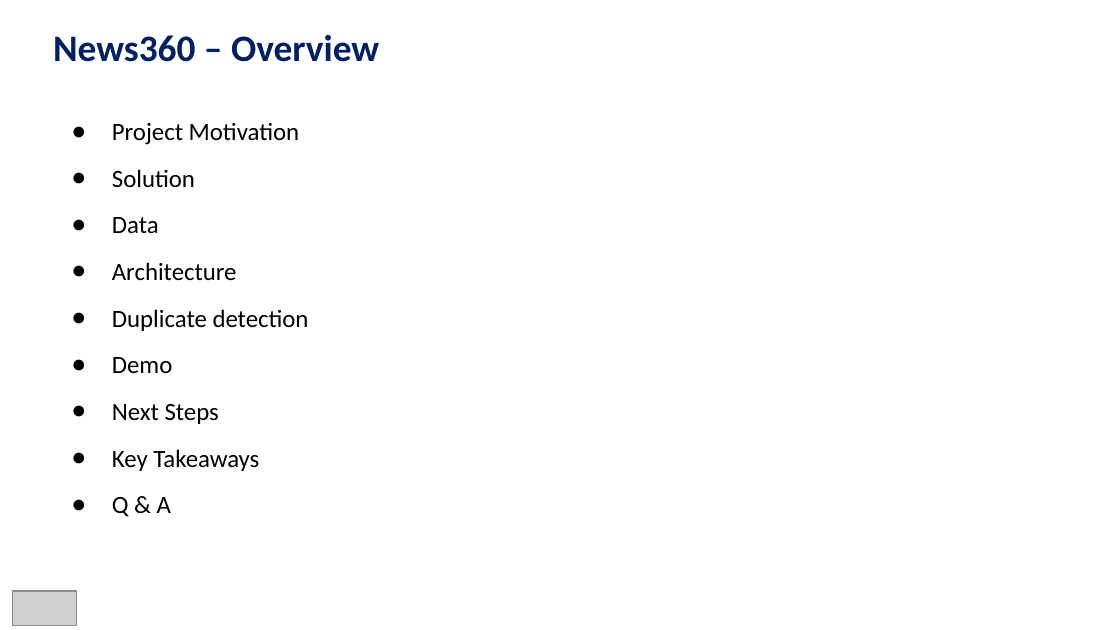
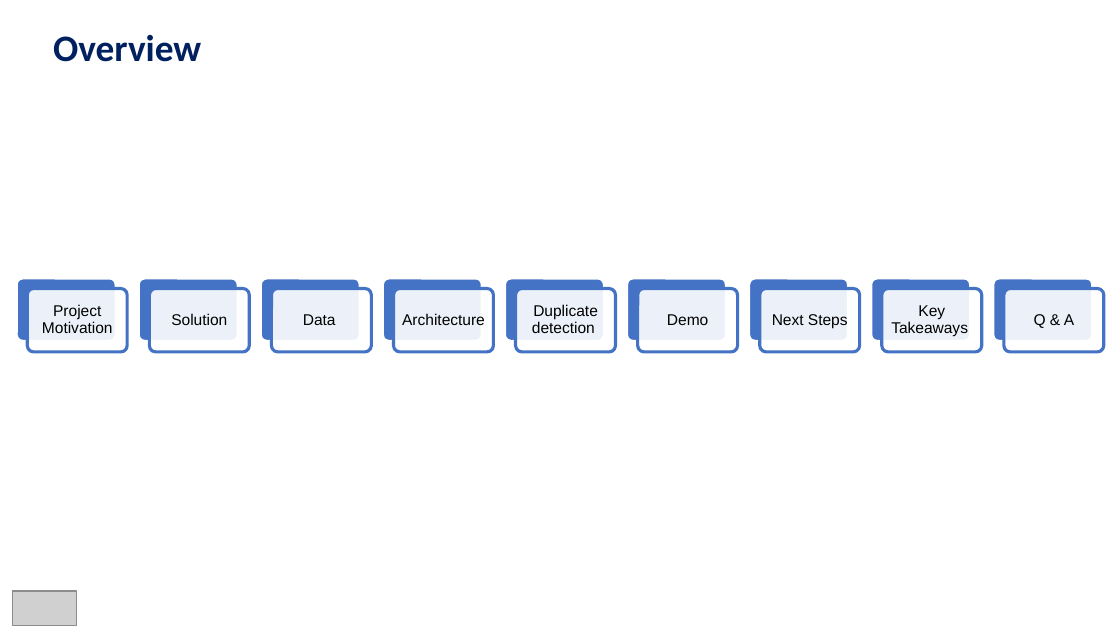
Before and after one commit to HenryQuillin/g380, a slide deck: slide 3 of NewsNudge.pptx. Drawn at 1120x630 pixels with LibreOffice and Linux fonts; fonts in the diff are those of the drawing; grey boxes stand for pictures. Boxes give left, top, right and bottom in pixels: in the first picture for what was removed or moved away, otherwise in the second. Text is boxed around its words. In the diff, an @@ line names an element or a change of style, - is before the commit and + after.

```diff
--- a/NewsNudge.pptx
+++ b/NewsNudge.pptx
@@ text at (53, 35, 201, 62): text changed @@
-News360 – Overview
+Overview
@@ text removed at (112, 123, 309, 517) @@
-● Project Motivation
-● Solution
-● Data
-● Architecture
-● Duplicate detection
-● Demo
-● Next Steps
-● Key Takeaways
-● Q & A
@@ group added at (16, 278, 1103, 353): 18 rounded rectangles, 9 texts @@
+Project Motivation
+Solution
+Data
+Architecture
+Duplicate detection
+Demo
+Next Steps
+Key Takeaways
+Q & A
```
Also in this commit, not shown: 5 other slides changed, 5 slides added, 7 slides removed.
